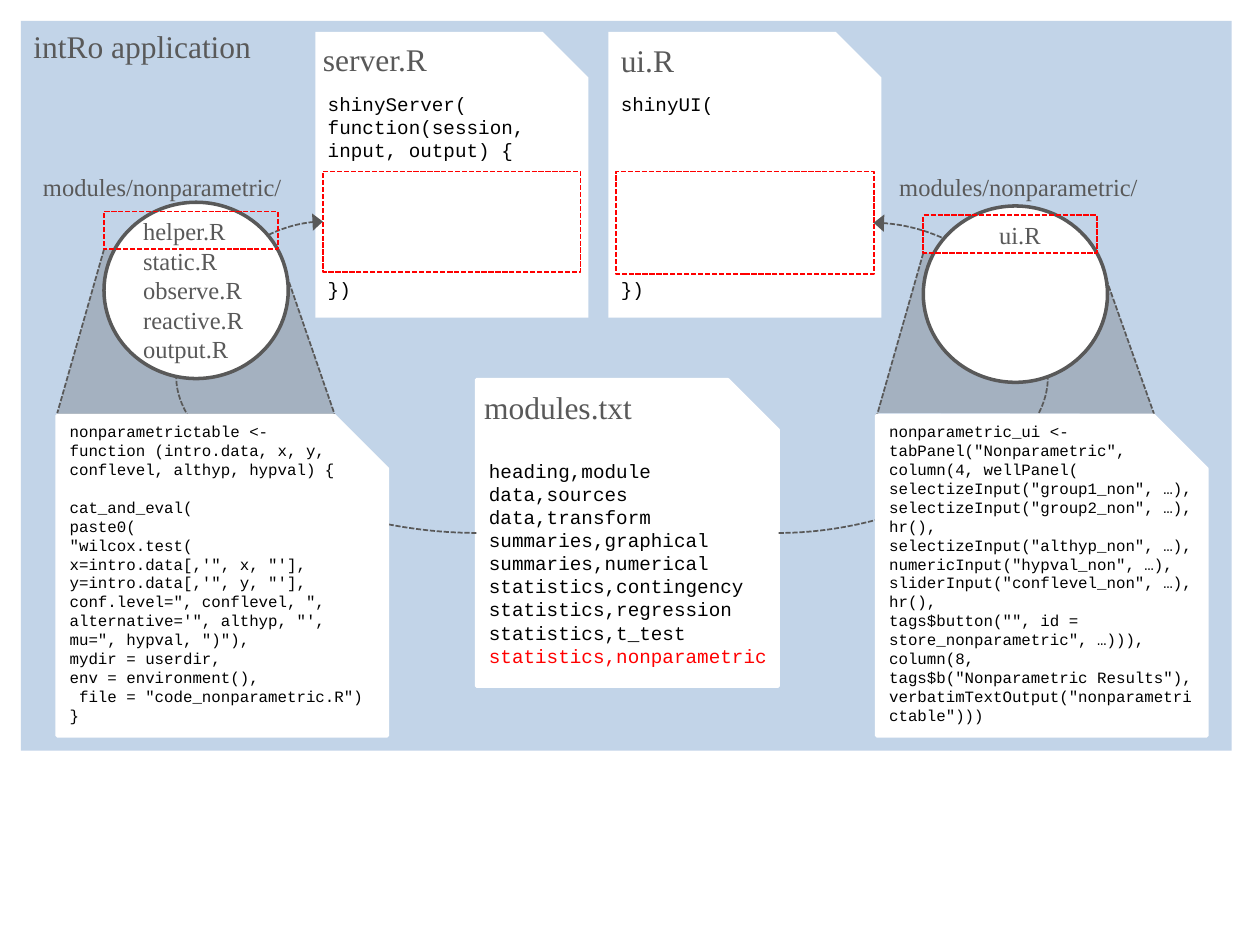
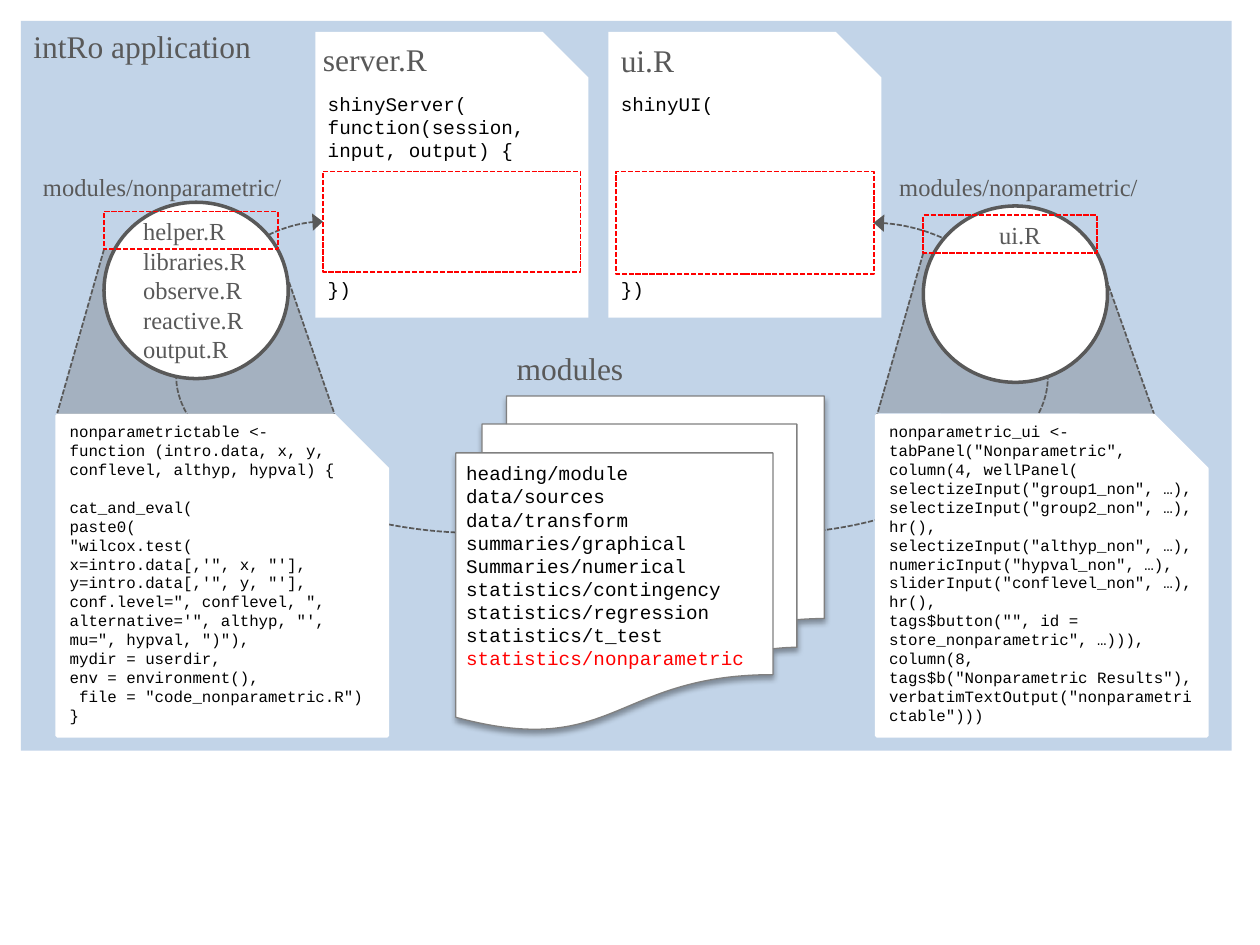
Before and after one commit to gammarama/intRo, a slide deck: slide 1 of jcgs-paper-2016/images/images.pptx. Drawn at 1260x945 pixels with LibreOffice and Linux fonts; fonts in the diff are those of the drawing. Boxes give left, top, right and bottom in pixels: in the first picture for what was removed or moved away, otherwise in the second. Text is boxed around its words. In the diff, an @@ line names an element or a change of style, - is before the commit and + after.

```diff
--- a/jcgs-paper-2016/images/images.pptx
+++ b/jcgs-paper-2016/images/images.pptx
@@ text at [143, 253, 246, 271]: text changed @@
-static.R
+libraries.R
@@ text at [517, 358, 624, 381]: text changed @@
-modules.txt
+modules
@@ snip rect removed at [476, 379, 777, 685] @@
@@ flow chart multidocument added at [456, 396, 824, 730], fill #FFFFFF, outline #808080 0.75 pt @@
@@ text at [466, 467, 744, 669]: text changed @@
-heading,module
-data,sources
-data,transform
-summaries,graphical
-summaries,numerical
-statistics,contingency
-statistics,regression
-statistics,t_test
-statistics,nonparametric
+heading/module
+data/sources
+data/transform
+summaries/graphical
+Summaries/numerical
+statistics/contingency
+statistics/regression
+statistics/t_test
+statistics/nonparametric
```
Also in this commit, not shown: 1 other slide changed, 2 other files.
